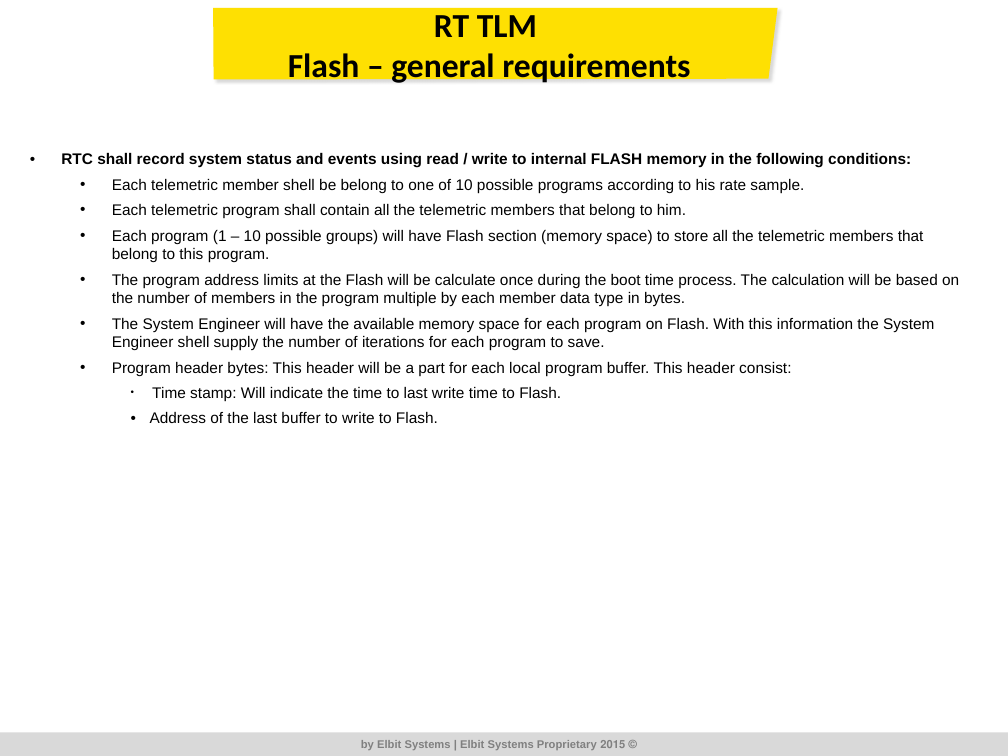
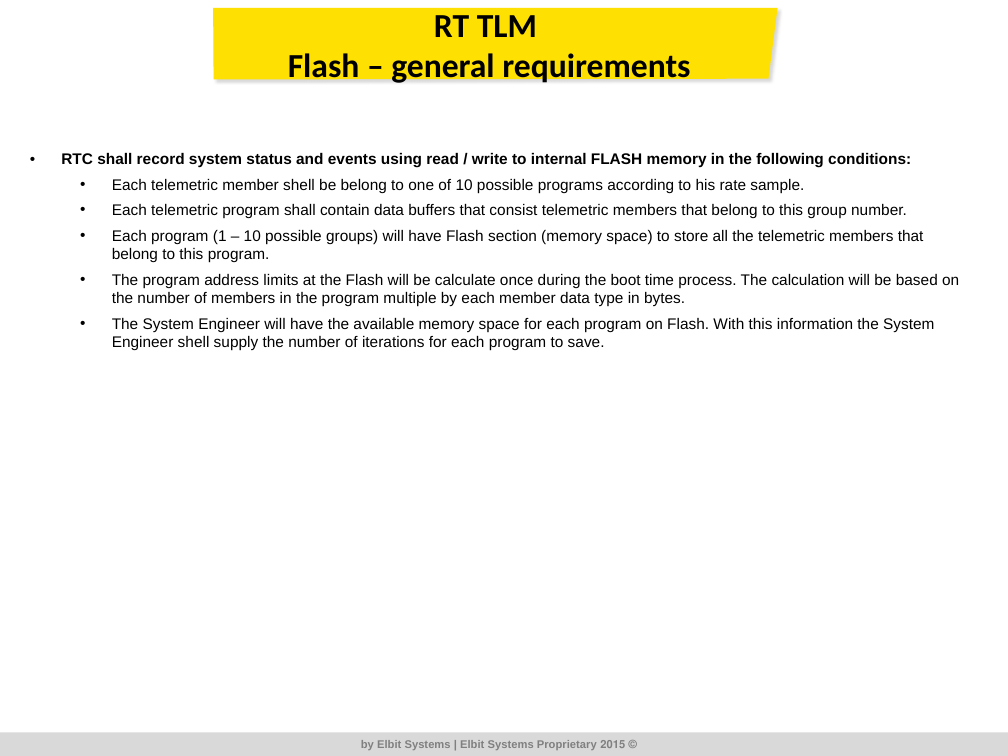
Before and after one commit to RoeeZinoueCommIT/Elbit_Telemetric, a slide deck: slide 4 of DR/DR/ALPstar_TLM_DR_1_003.pptx. Drawn at 1008x756 pixels with LibreOffice and Linux fonts; fonts in the diff are those of the drawing; background and template pictures are left out. Boxes give left, top, right and bottom in pixels: in the first picture for what was removed or moved away, otherwise in the second. Text is boxed around its words. In the diff, an @@ line names an element or a change of style, - is before the commit and + after.

```diff
--- a/DR/DR/ALPstar_TLM_DR_1_003.pptx
+++ b/DR/DR/ALPstar_TLM_DR_1_003.pptx
@@ text at <box>112,204,907,218</box>: text changed @@
-  • Each telemetric program shall contain all the telemetric members that belong to him.
+  • Each telemetric program shall contain data buffers that consist telemetric members that belong to this group number.
@@ text at <box>112,362,791,423</box>: paragraphs removed @@
-  • Program header bytes: This header will be a part for each local program buffer. This header consist:
-    • Time stamp: Will indicate the time to last write time to Flash.
-    • Address of the last buffer to write to Flash.
```
Also in this commit, not shown: 1 other slide changed, 2 slides added, 6 other files.
